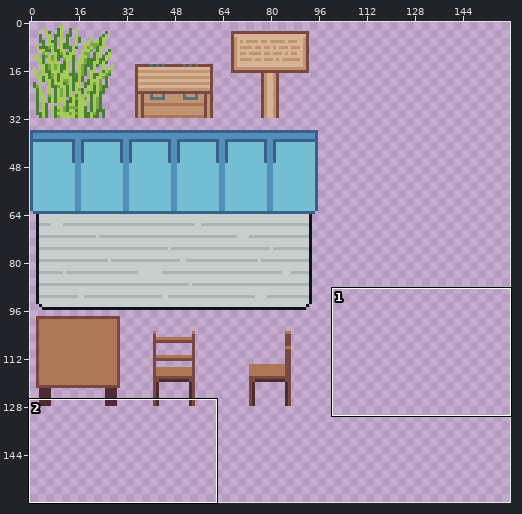
File history of a pixel-art file, World/Art/PokemonTilesetObjects.aseprite. Above: a wide view before the commit, with the close-up outlined.
Close-up. As it was:
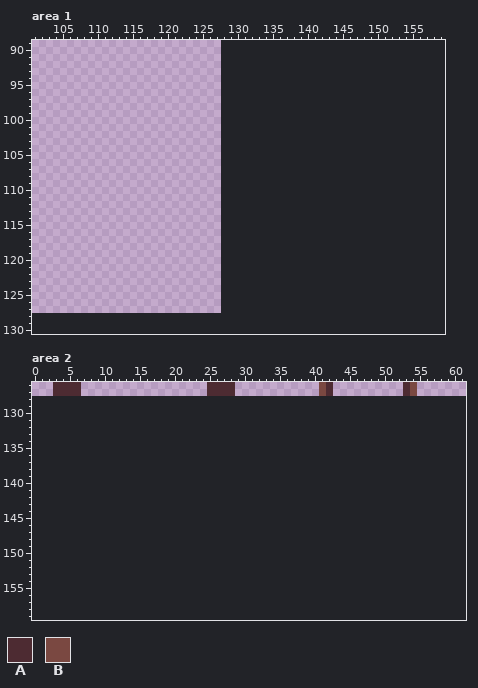
128x128 pixels, 1 frame. Shown: area 1: x 101..159, y 89..130; area 2: x 0..61, y 126..159. The old version is drawn lined up with the new one, on the new canvas.
Palette (. is transparent): A #4d2b32  B #7a4841
Pixels before, area 1 (only the part around the change), first column x 101:
 91 ...........................................................
 92 ...........................................................
 93 ...........................................................
 94 ...........................................................
 95 ...........................................................
 96 ...........................................................
 97 ...........................................................
 98 ...........................................................
 99 ...........................................................
100 ...........................................................
101 ...........................................................
102 ...........................................................
103 ...........................................................
104 ...........................................................
105 ...........................................................
106 ...........................................................
107 ...........................................................
108 ...........................................................
109 ...........................................................
110 ...........................................................
111 ...........................................................
112 ...........................................................
113 ...........................................................
114 ...........................................................
115 ...........................................................
116 ...........................................................
117 ...........................................................
118 ...........................................................
119 ...........................................................
120 ...........................................................
121 ...........................................................
122 ...........................................................
123 ...........................................................
124 ...........................................................
125 ...........................................................
126 ...........................................................
127 ...........................................................
128 ...........................................................
129 ...........................................................
130 ...........................................................
Pixels before, area 2, first column x 3:
126 AAAA..................AAAA............BA..........AB
127 AAAA..................AAAA............BA..........AB
After the commit:
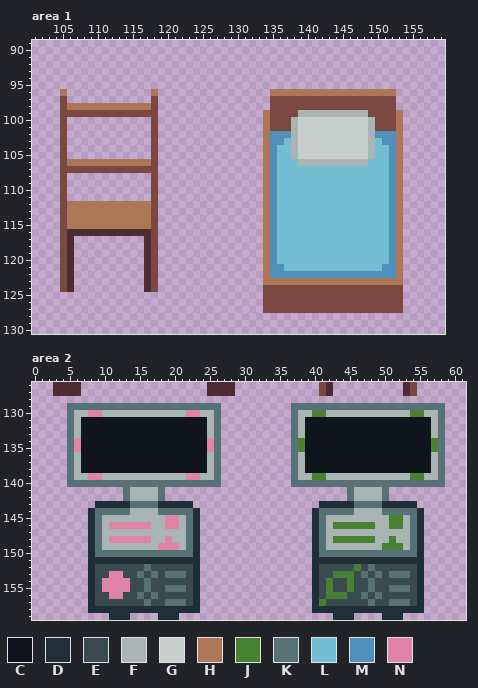
Colours new in this view: C #10141f  D #202e37  E #394a50  F #a8b5b2  G #c7cfcc  H #ad7757  J #468232  K #577277  L #73bed3  M #4f8fba  N #df84a5
Changes in this commit:
canvas 128x128 -> 160x160
Changed rows in their new state; - is an unchanged pixel.
Area 1:
first column x 105:
 96 H------------H----------------HHHHHHHHHHHHHHHHHH-
 97 B------------B----------------BBBBBBBBBBBBBBBBBB-
 98 BHHHHHHHHHHHHB----------------BBBBBBBBBBBBBBBBBB-
 99 BBBBBBBBBBBBBB---------------HBBBBFFFFFFFFFFBBBBH
100 B------------B---------------HBBBFGGGGGGGGGGFBBBH
101 B------------B---------------HBBBFGGGGGGGGGGFBBBH
102 B------------B---------------HMMMFGGGGGGGGGGFMMMH
103 B------------B---------------HMMLFGGGGGGGGGGFLMMH
104 B------------B---------------HMLLFGGGGGGGGGGFLLMH
105 B------------B---------------HMLLFGGGGGGGGGGFLLMH
106 BHHHHHHHHHHHHB---------------HMLLLFFFFFFFFFFLLLMH
107 BBBBBBBBBBBBBB---------------HMLLLLLLLLLLLLLLLLMH
108 B------------B---------------HMLLLLLLLLLLLLLLLLMH
109 B------------B---------------HMLLLLLLLLLLLLLLLLMH
110 B------------B---------------HMLLLLLLLLLLLLLLLLMH
111 B------------B---------------HMLLLLLLLLLLLLLLLLMH
112 BHHHHHHHHHHHHB---------------HMLLLLLLLLLLLLLLLLMH
113 BHHHHHHHHHHHHB---------------HMLLLLLLLLLLLLLLLLMH
114 BHHHHHHHHHHHHB---------------HMLLLLLLLLLLLLLLLLMH
115 BHHHHHHHHHHHHB---------------HMLLLLLLLLLLLLLLLLMH
116 BAAAAAAAAAAAAB---------------HMLLLLLLLLLLLLLLLLMH
117 BA----------AB---------------HMLLLLLLLLLLLLLLLLMH
118 BA----------AB---------------HMLLLLLLLLLLLLLLLLMH
119 BA----------AB---------------HMLLLLLLLLLLLLLLLLMH
120 BA----------AB---------------HMLLLLLLLLLLLLLLLLMH
121 BA----------AB---------------HMMLLLLLLLLLLLLLLMMH
122 BA----------AB---------------HMMMMMMMMMMMMMMMMMMH
123 BA----------AB---------------HHHHHHHHHHHHHHHHHHHH
124 BA----------AB---------------BBBBBBBBBBBBBBBBBBBB
125 -----------------------------BBBBBBBBBBBBBBBBBBBB
126 -----------------------------BBBBBBBBBBBBBBBBBBBB
127 -----------------------------BBBBBBBBBBBBBBBBBBBB
Area 2:
first column x 5:
129 KKKKKKKKKKKKKKKKKKKKKK----------KKKKKKKKKKKKKKKKKKKKKK
130 KFFNNFFFFFFFFFFFFNNFFK----------KFFJJFFFFFFFFFFFFJJFFK
131 KFCCCCCCCCCCCCCCCCCCFK----------KFCCCCCCCCCCCCCCCCCCFK
132 KFCCCCCCCCCCCCCCCCCCFK----------KFCCCCCCCCCCCCCCCCCCFK
133 KFCCCCCCCCCCCCCCCCCCFK----------KFCCCCCCCCCCCCCCCCCCFK
134 KNCCCCCCCCCCCCCCCCCCNK----------KJCCCCCCCCCCCCCCCCCCJK
135 KNCCCCCCCCCCCCCCCCCCNK----------KJCCCCCCCCCCCCCCCCCCJK
136 KFCCCCCCCCCCCCCCCCCCFK----------KFCCCCCCCCCCCCCCCCCCFK
137 KFCCCCCCCCCCCCCCCCCCFK----------KFCCCCCCCCCCCCCCCCCCFK
138 KFCCCCCCCCCCCCCCCCCCFK----------KFCCCCCCCCCCCCCCCCCCFK
139 KFFNNFFFFFFFFFFFFNNFFK----------KFFJJFFFFFFFFFFFFJJFFK
140 KKKKKKKKKKKKKKKKKKKKKK----------KKKKKKKKKKKKKKKKKKKKKK
141 --------KFFFFK--------------------------KFFFFK--------
142 --------KFFFFK--------------------------KFFFFK--------
143 ----DDDDDKKKKDDDDD------------------DDDDDKKKKDDDDD----
144 ---DKKKKKFFFFKKKKKD----------------DKKKKKFFFFKKKKKD---
145 ---DKFFFFFFFFFNNFKD----------------DKFFFFFFFFFJJFKD---
146 ---DKFNNNNNNFFNNFKD----------------DKFJJJJJJFFJJFKD---
147 ---DKFFFFFFFFFFFFKD----------------DKFFFFFFFFFFFFKD---
148 ---DKFNNNNNNFFNFFKD----------------DKFJJJJJJFFJFFKD---
149 ---DKFFFFFFFFNNNFKD----------------DKFFFFFFFFJJJFKD---
150 ---DKKKKKKKKKKKKKKD----------------DKKKKKKKKKKKKKKD---
151 ---DDDDDDDDDDDDDDDD----------------DDDDDDDDDDDDDDDD---
152 ---DEEEEEEEKEEEEEED----------------DEEEEEJEKEEEEEED---
153 ---DEENNEEKEKEKKKED----------------DEEJJJEKEKEKKKED---
154 ---DENNNNEEKEEEEEED----------------DEJEEJEEKEEEEEED---
155 ---DENNNNEEKEEKKKED----------------DEJEEJEEKEEKKKED---
156 ---DEENNEEKEKEEEEED----------------DEJJJEEKEKEEEEED---
157 ---DEEEEEEEKEEKKKED----------------DJEEEEEEKEEKKKED---
158 ---DDDDDDDDDDDDDDDD----------------DDDDDDDDDDDDDDDD---
159 ------DDD----DDD----------------------DDD----DDD------
